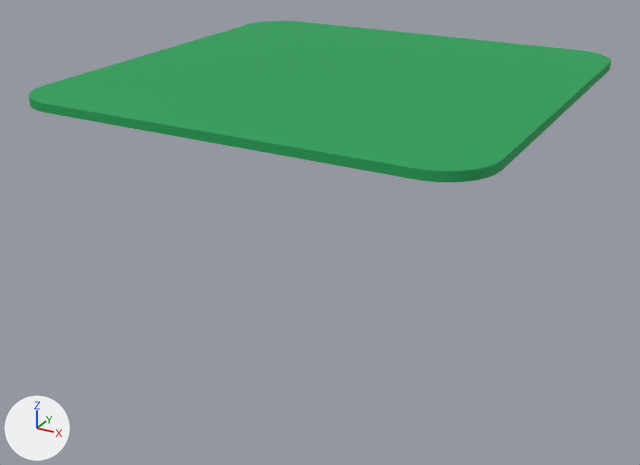
One commit to the FBX model Assets/Prefabs/Map/grassTile.fbx: the scene before it, then after it.
Camera for both pictures: a 50 mm lens placed at (30.59, -23.74, 3.78), pointed at (23.27, -10.42, -2.88). Every picture has the same lights, and +X, +Y and +Z are marked at lower left.

Names of what the first picture shows: 'Ground.002'.
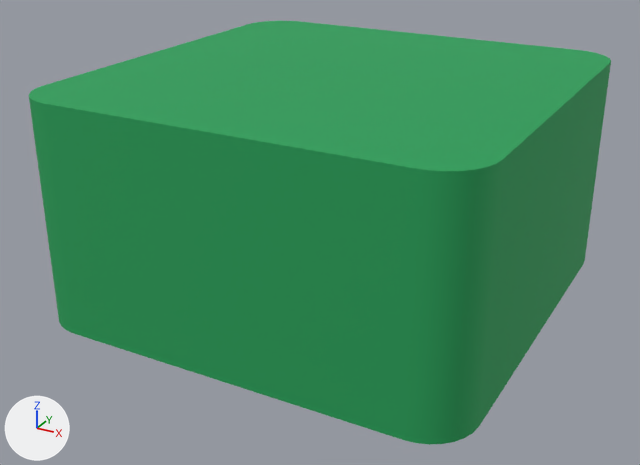
The newer file is also turned or shifted as a whole; pictures and numbers use the older file's frame.

Edits to the scene script, one JSON object a line:
```json
{"block": "me_plane_019", "where": "# used by ob_ground_002; location = (23.41, -9.92, -0.11)"}
{"op": "remove", "block": "me_plane_019", "code": "me_plane_019.from_pydata(...)  # 64 vertices, 34 faces; spans x -4.0..4.0, y -4.0..4.0, z 0.0..0.15"}
{"op": "add", "block": "me_plane_019", "code": "me_plane_019.from_pydata(...)  # 96 vertices, 66 faces; spans x -4.0..4.0, y -4.0..4.0, z -4.0..0.15"}
{"block": "me_plane_019", "change": "me_plane_019 part 1"}
{"block": "me_plane_019", "change": "1 face is deleted"}
{"block": "me_plane_019", "change": "32 new vertices lie (0.0, 0.0, -4.0) away from vertices in x -4.0..4.0, y -4.0..4.0, z 0.0"}
{"block": "me_plane_019", "change": "33 new faces join them"}
```

What differs and where, as boxes (x1, y1, x2, y2) in the pictures (640 x 465 px):
```json
{"object": "Ground.002", "change": "reshaped", "before": [29, 21, 611, 182], "after": [29, 21, 611, 445], "on screen": "162% taller"}
{"part": 1, "of": "me_plane_019", "change": "built on", "after": [30, 70, 610, 445], "on screen": "green"}
```
